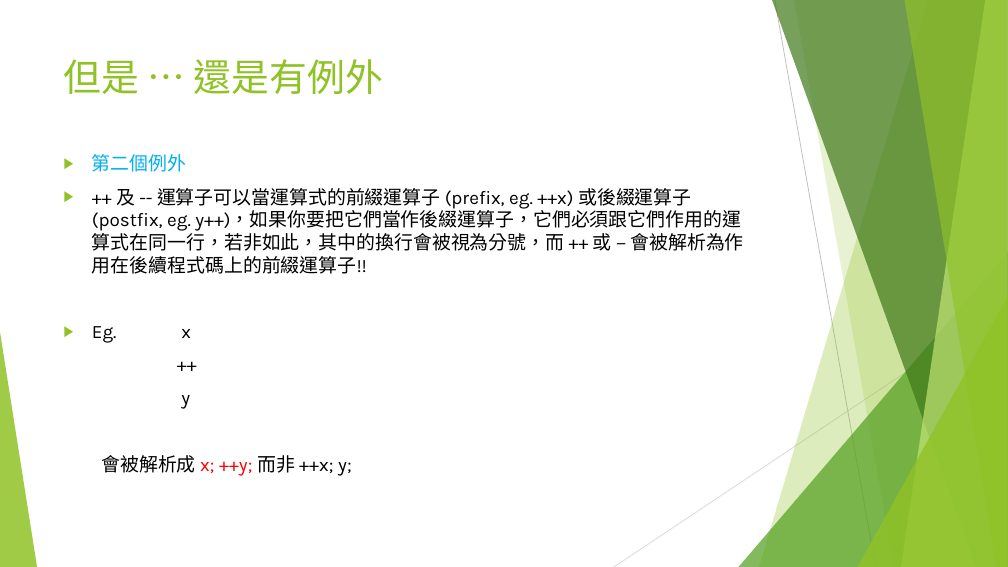
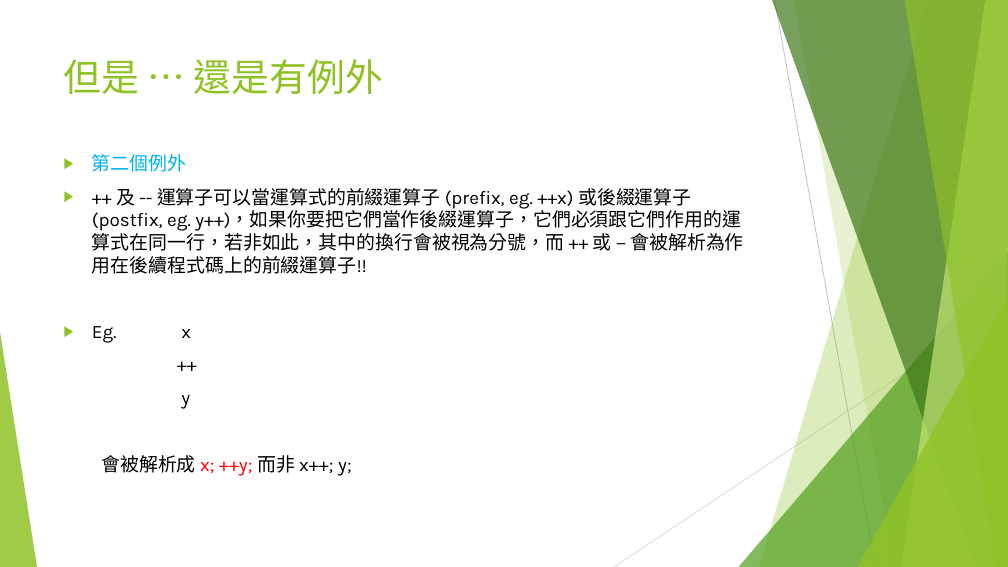
Before and after one commit to adennis1984/IntroduceWebFrontEnd, a slide deck: slide 20 of Part-1-Type-Value-Variable/Web 前端入門(一).pptx. Drawn at 1008x567 pixels with LibreOffice and Linux fonts; fonts in the diff are those of the drawing. Boxes give left, top, right and bottom in pixels: in the first picture for what was removed or moved away, otherwise in the second. Text is boxed around its words. In the diff, an @@ line names an element or a change of style, - is before the commit and + after.

```diff
--- a/Part-1-Type-Value-Variable/Web 前端入門(一).pptx
+++ b/Part-1-Type-Value-Variable/Web 前端入門(一).pptx
@@ text at (x1=101, y1=455, x2=352, y2=476): text changed @@
-會被解析成 x; ++y; 而非 ++x; y;
+會被解析成 x; ++y; 而非 x++; y;
```
Also in this commit, not shown: 4 other slides changed.
